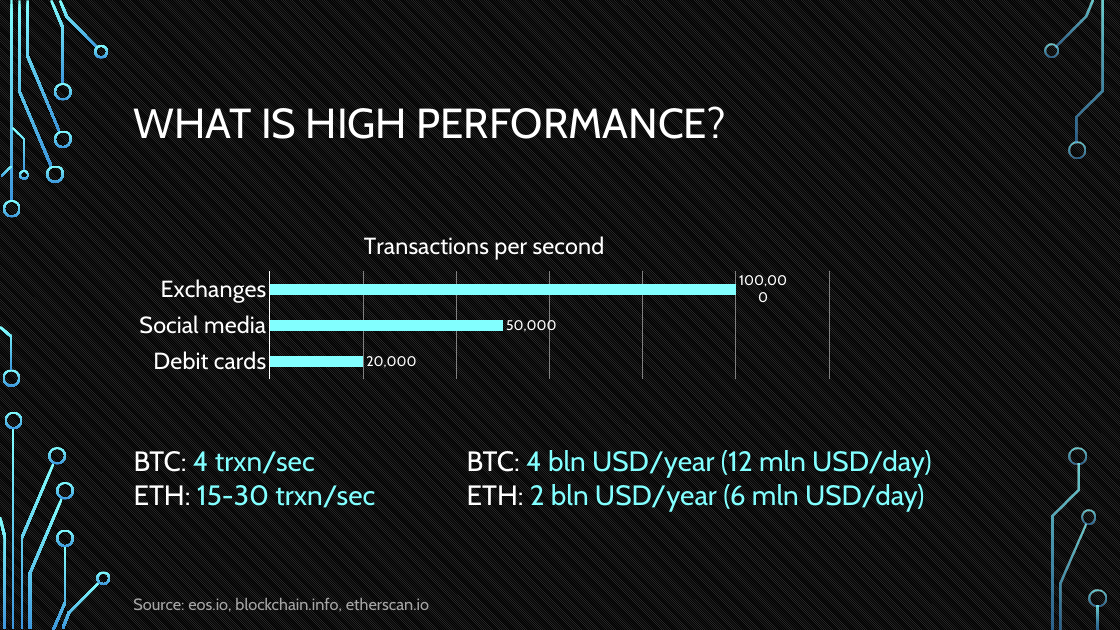
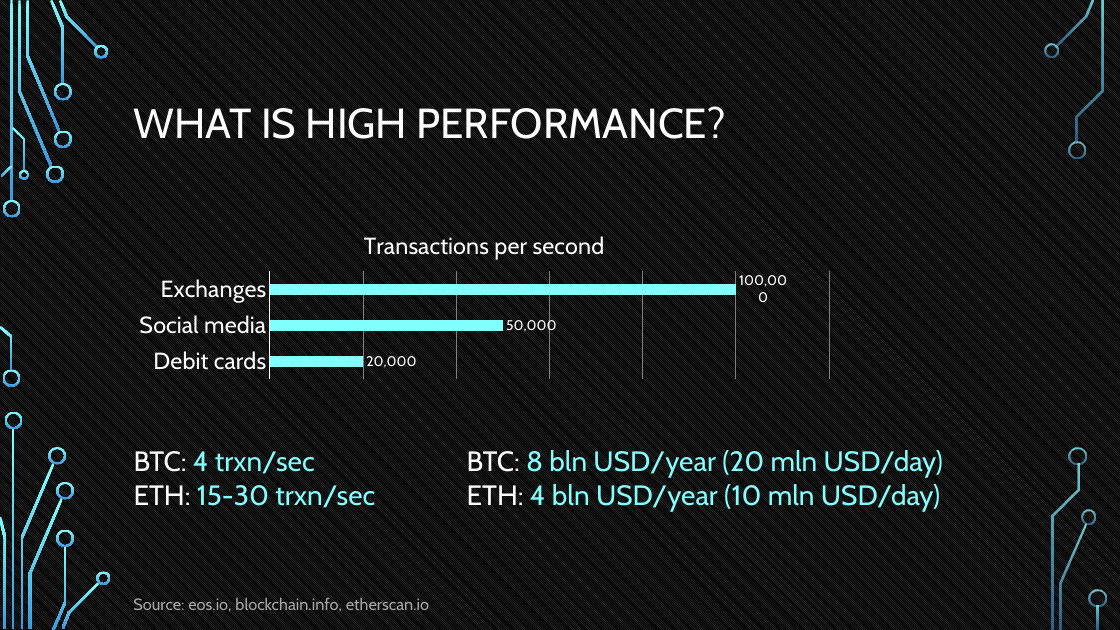
Before and after one commit to tokenika/tokenika.github.io, a slide deck: slide 7 of Oslo(1).pptx. Drawn at 1120x630 pixels with LibreOffice and Linux fonts; fonts in the diff are those of the drawing; background and template pictures are left out. Boxes give left, top, right and bottom in pixels: in the first picture for what was removed or moved away, otherwise in the second. Text is boxed around its words. In the diff, an @@ line names an element or a change of style, - is before the commit and + after.

```diff
--- a/Oslo(1).pptx
+++ b/Oslo(1).pptx
@@ text at box(467, 450, 943, 511): text changed @@
-  BTC: 4 bln USD/year (12 mln USD/day)
-  ETH: 2 bln USD/year (6 mln USD/day)
+  BTC: 8 bln USD/year (20 mln USD/day)
+  ETH: 4 bln USD/year (10 mln USD/day)
```
Also in this commit, not shown: 2 other slides changed, 1 other file.
